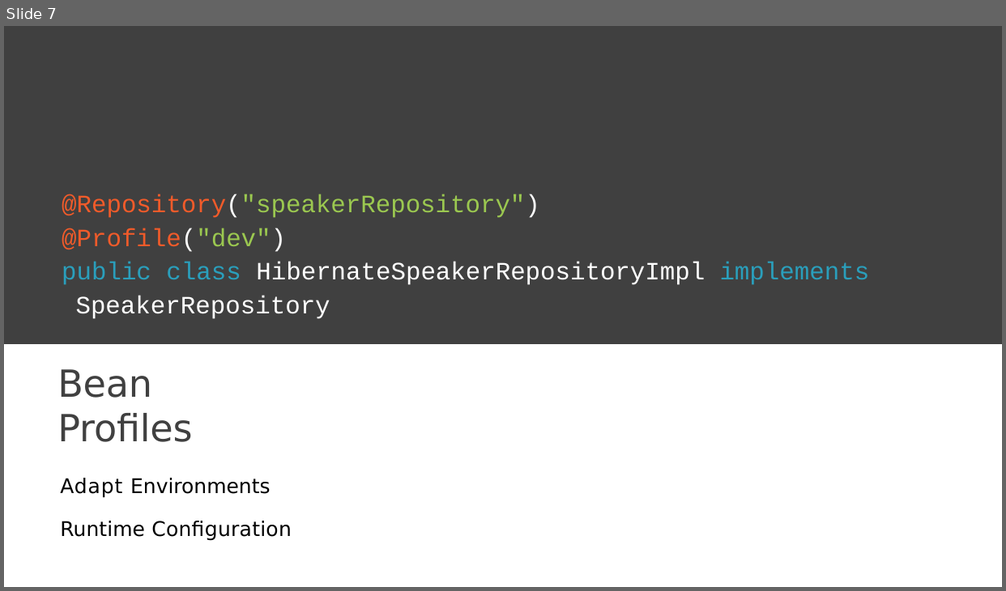
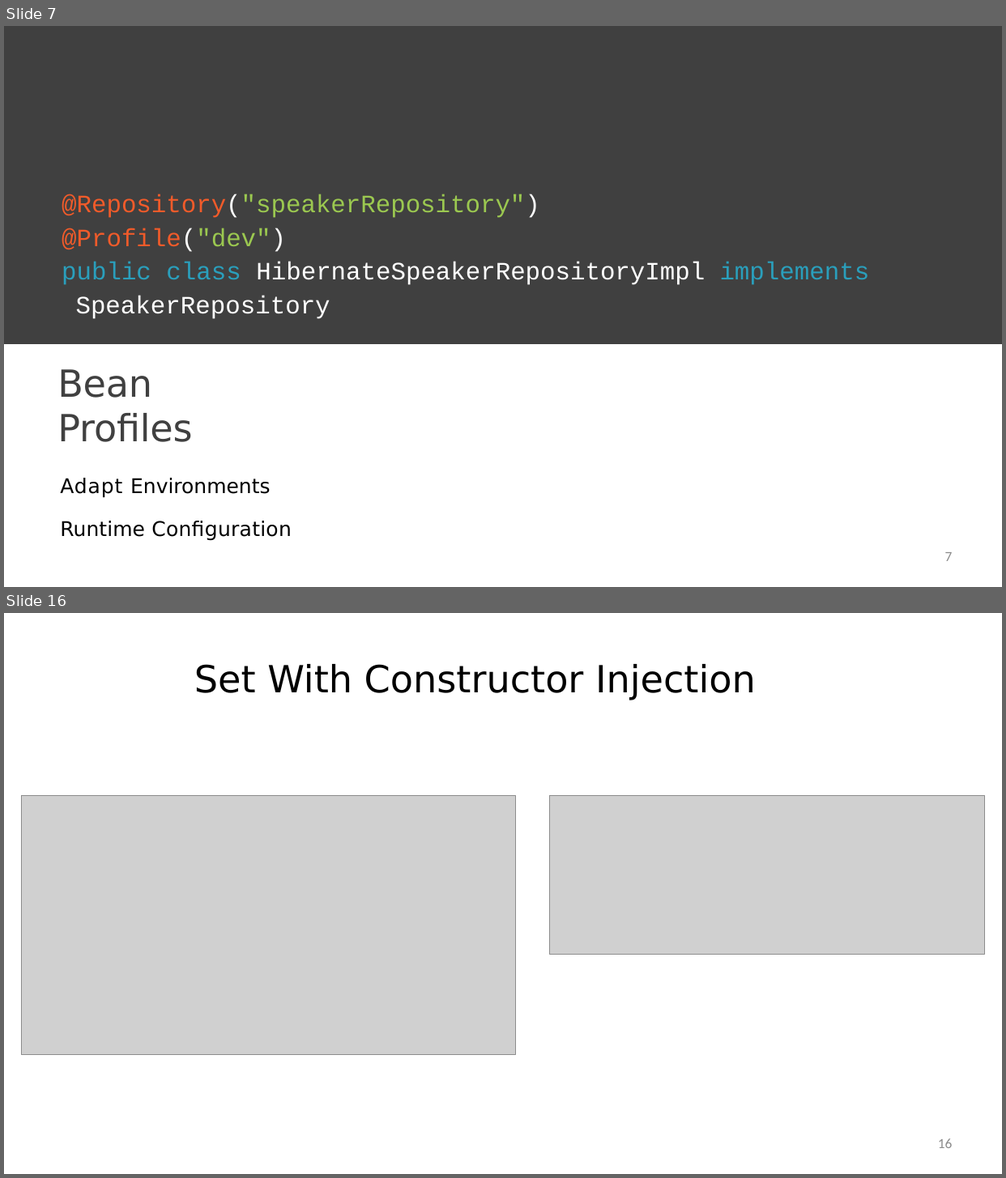
Before and after one commit to StevenJoseph19/JEE-DevOps, a slide deck: 2. Spring 5.0/Day 3/Slides/7. Advanced Bean Configuration/advanced-bean-configuration.pptx. Shown one above the other, each under a label of ours: slide 7 before the commit, slides 7 and 16 after it; the slides between them are not shown. The pictures are 1006x591 and 1006x1178 pixels, drawn with LibreOffice and Linux fonts; fonts in the diff are those of the drawing; grey boxes stand for pictures; background and template pictures are left out. Boxes give left, top, right and bottom in pixels: in the first picture for what was removed or moved away, otherwise in the second. Text is boxed around its words. In the diff, an @@ line names an element or a change of style, - is before the commit and + after.

```diff
--- a/2. Spring 5.0/Day 3/Slides/7. Advanced Bean Configuration/advanced-bean-configuration.pptx
+++ b/2. Spring 5.0/Day 3/Slides/7. Advanced Bean Configuration/advanced-bean-configuration.pptx
@@ slide 16 added at (4,613,1002,1174), background #FFFFFF @@
@@ title added at (194,664,756,700), 48 pt, text #000000 @@
+Set With Constructor Injection
@@ picture added at (21,795,516,1054) @@
@@ picture added at (550,795,985,954) @@
@@ page number added at (938,1139,953,1148), 18 pt, text #8C8C8C @@
+16
@@ slide 7 changed as well @@
@@ page number added at (945,552,953,561), 18 pt, text #8C8C8C @@
+7
```
Also in this commit, not shown: 7 other slides changed, 10 other slides added, 38 other files.
